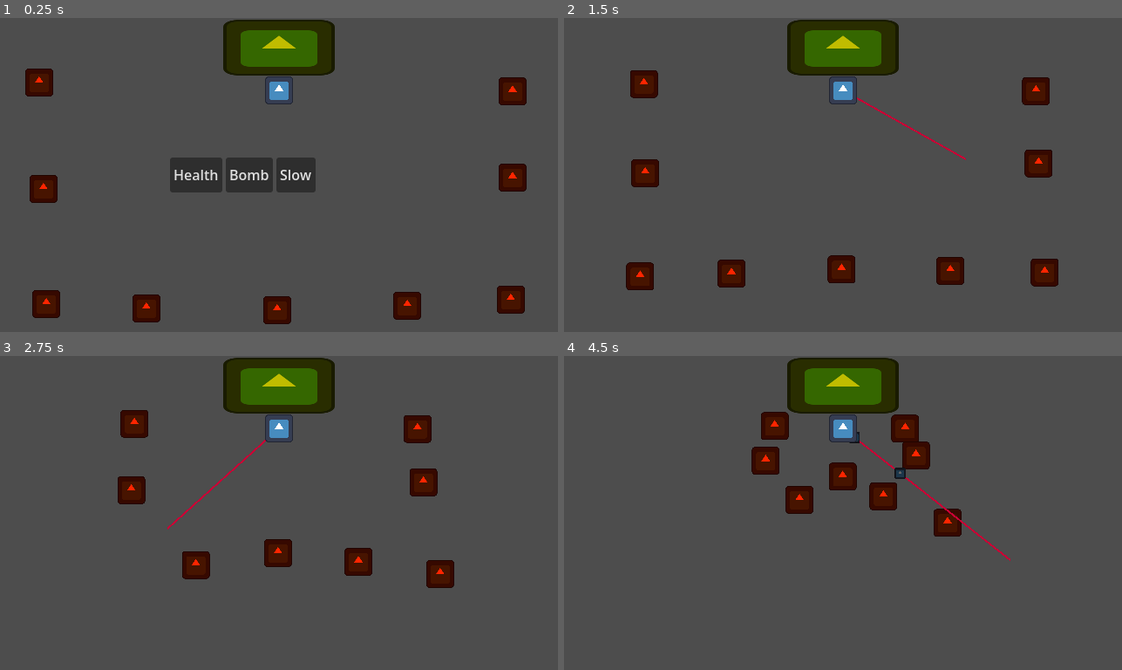
Above: before the commit, frames 1-4 (two rows, left to right).
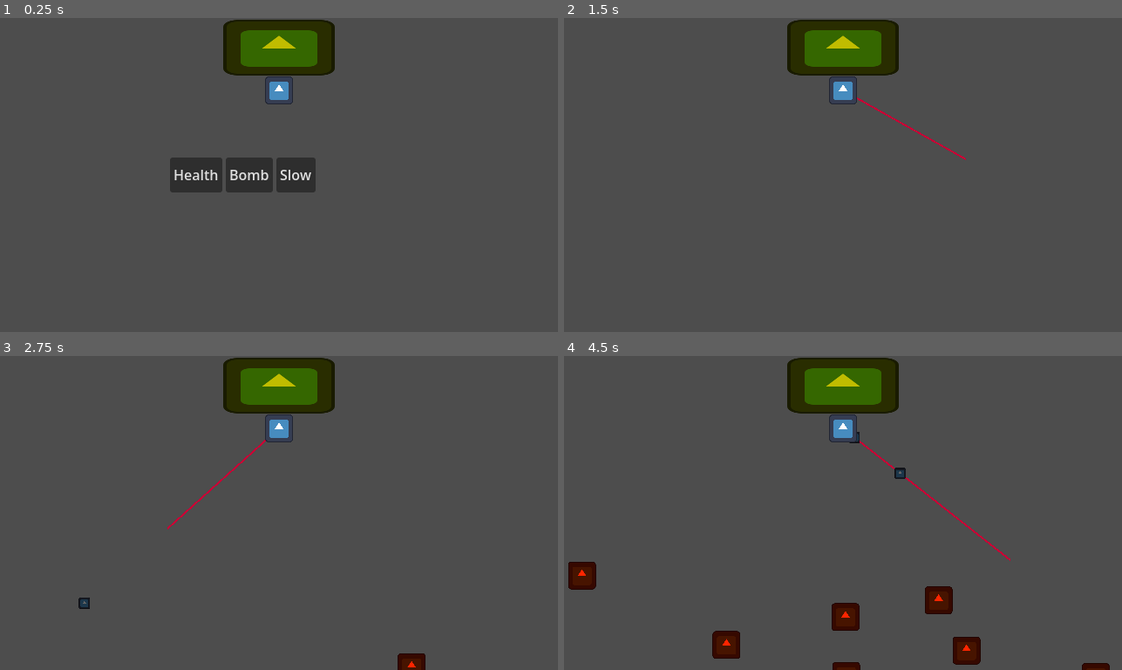
Above: after the commit, the same moments.

Repository: 1nderr/chef-mikes-final-stand
Game: Godot game, scene res://src/core/main.tscn
Same seed, same stepped clock (60 frames per second), same inputs: the game is played once before the commit and once after it. The engine's default icon, where the game draws it, is replaced by a stand-in: a white triangle on a blue panel in a dark square.
Inputs (mouse positions are in pixels of both pictures, inside the frame that each line leads up to):
- Up to frame 1 (0.25 s): no input
- Up to frame 2 (1.5 s): click "Bomb" at 0.5 s; move the mouse to (965, 159) at 1.27 s; hold Right mouse button (bomb, bound only after the commit) from 1.28 s (still down)
- Up to frame 3 (2.75 s): move the mouse to (167, 528) at 2.02 s; release Right mouse button (bomb, bound only after the commit) at 2.03 s; click (167, 528) at 2.1 s; right-click (167, 528) at 2.3 s
- Up to frame 4 (4.5 s): move the mouse to (898, 443) at 2.77 s; hold Right mouse button (bomb, bound only after the commit) 2.78-3.53 s; move the mouse to (815, 575) at 3.52 s; right-click (815, 575) at 3.6 s; move the mouse to (1010, 560) at 4.27 s; press the mouse at (1010, 560) at 4.28 s

The runs differ from the first frame. In frame 1, 4.0% of the frame differs, in the area x 4-95%, y 16-98%; in frame 2, 3.9%; in frame 3, 3.8%; in frame 4, 5.9%, in the area x 0-98%, y 17-100%.

Commit message:
add bombs, double powers, and enemy spawner

Diff:
--- a/project.godot
+++ b/project.godot
@@ -36,6 +36,11 @@
 "events": [Object(InputEventMouseButton,"resource_local_to_scene":false,"resource_name":"","device":-1,"window_id":0,"a …(253 unchanged characters)…
 ]
 }
+bomb={
+"deadzone": 0.2,
+"events": [Object(InputEventMouseButton,"resource_local_to_scene":false,"resource_name":"","device":-1,"window_id":0,"alt_pressed":false,"shift_pressed":false,"ctrl_pressed":false,"meta_pressed":false,"button_mask":0,"position":Vector2(0, 0),"global_position":Vector2(0, 0),"factor":1.0,"button_index":2,"canceled":false,"pressed":false,"double_click":false,"script":null)
+]
+}
 
 [layer_names]
 
--- /dev/null
+++ b/resources/collision_shapes/big_bomb.tres
@@ -0,0 +1,4 @@
+[gd_resource type="CircleShape2D" format=3 uid="uid://cavw0pl23kcvo"]
+
+[resource]
+radius = 100.0
--- /dev/null
+++ b/resources/collision_shapes/bomb.tres
@@ -0,0 +1,4 @@
+[gd_resource type="CircleShape2D" format=3 uid="uid://0bbaeadbiefs"]
+
+[resource]
+radius = 50.0
--- a/src/core/main.tscn
+++ b/src/core/main.tscn
@@ -1,9 +1,9 @@
 [gd_scene format=3 uid="uid://2u11t68hh0cp"]
 
 [ext_resource type="PackedScene" uid="uid://dhlh0fe0111xw" path="res://src/entities/player/player.tscn" id="1_avv2o"]
-[ext_resource type="PackedScene" uid="uid://c3aqbvkprra7g" path="res://src/entities/enemy/enemy.tscn" id="2_ukt3u"]
 [ext_resource type="PackedScene" uid="uid://bbjyd6vwadc07" path="res://src/entities/microwave/microwave.tscn" id="2_x62ka"]
 [ext_resource type="PackedScene" uid="uid://c3ch05u31hjfb" path="res://src/ui/microwave_panel/microwave_panel.tscn" id="3_ivtyw"]
+[ext_resource type="PackedScene" uid="uid://0oelfyu0fald" path="res://src/entities/enemy/enemy_spawner.tscn" id="4_x62ka"]
 
 [node name="Main" type="Node2D" unique_id=502304520]
 
@@ -18,32 +18,28 @@
 [node name="Microwave" parent="EntitiesRoot" unique_id=679489552 instance=ExtResource("2_x62ka")]
 position = Vector2(0, -146)
 
-[node name="Enemy" parent="EntitiesRoot" unique_id=727386105 instance=ExtResource("2_ukt3u")]
-position = Vector2(-2, 155)
+[node name="Spawners" type="Node2D" parent="." unique_id=179981587]
 
-[node name="Enemy2" parent="EntitiesRoot" unique_id=379080986 instance=ExtResource("2_ukt3u")]
-position = Vector2(-267, 148)
+[node name="EnemySpawner" parent="Spawners" unique_id=737043293 instance=ExtResource("4_x62ka")]
+position = Vector2(-364, 108)
 
-[node name="Enemy3" parent="EntitiesRoot" unique_id=1330942969 instance=ExtResource("2_ukt3u")]
-position = Vector2(-275, -106)
+[node name="EnemySpawner3" parent="Spawners" unique_id=1104723305 instance=ExtResource("4_x62ka")]
+position = Vector2(365, 127)
 
-[node name="Enemy4" parent="EntitiesRoot" unique_id=187315363 instance=ExtResource("2_ukt3u")]
-position = Vector2(-270, 16)
+[node name="EnemySpawner4" parent="Spawners" unique_id=115077522 instance=ExtResource("4_x62ka")]
+position = Vector2(313, 211)
 
-[node name="Enemy5" parent="EntitiesRoot" unique_id=35581552 instance=ExtResource("2_ukt3u")]
-position = Vector2(268, -96)
+[node name="EnemySpawner5" parent="Spawners" unique_id=933139979 instance=ExtResource("4_x62ka")]
+position = Vector2(174, 216)
 
-[node name="Enemy6" parent="EntitiesRoot" unique_id=156043387 instance=ExtResource("2_ukt3u")]
-position = Vector2(268, 3)
+[node name="EnemySpawner6" parent="Spawners" unique_id=2043926692 instance=ExtResource("4_x62ka")]
+position = Vector2(4, 211)
 
-[node name="Enemy7" parent="EntitiesRoot" unique_id=1276304970 instance=ExtResource("2_ukt3u")]
-position = Vector2(266, 143)
+[node name="EnemySpawner7" parent="Spawners" unique_id=1350587417 instance=ExtResource("4_x62ka")]
+position = Vector2(-164, 208)
 
-[node name="Enemy8" parent="EntitiesRoot" unique_id=1277844507 instance=ExtResource("2_ukt3u")]
-position = Vector2(-152, 153)
-
-[node name="Enemy9" parent="EntitiesRoot" unique_id=1083858744 instance=ExtResource("2_ukt3u")]
-position = Vector2(147, 150)
+[node name="EnemySpawner8" parent="Spawners" unique_id=1550754081 instance=ExtResource("4_x62ka")]
+position = Vector2(-331, 196)
 
 [node name="MicrowaveScreen" type="CanvasLayer" parent="." unique_id=475046930]
 process_mode = 2
--- a/src/core/signal_bus.gd
+++ b/src/core/signal_bus.gd
@@ -3,3 +3,4 @@
 signal microwave_start(item: Microwave.Item, wait_time: float)
 signal microwave_done(item: Microwave.Item)
 signal slow_applied(time_scale: float)
+signal player_died
--- /dev/null
+++ b/src/entities/enemy/enemy_spawner.gd
@@ -0,0 +1,30 @@
+class_name EnemySpawner
+extends Marker2D
+
+@export var min_spawn_time: float = 1
+@export var max_spawn_time: float = 5
+@export var enemy_scene: PackedScene
+
+@onready var spawn_timer: Timer = $SpawnTimer
+
+
+func _ready() -> void:
+	SignalBus.player_died.connect(_on_player_died)
+
+	spawn_timer.wait_time = randf_range(min_spawn_time, max_spawn_time)
+	spawn_timer.timeout.connect(_on_spawn_timer_timeout)
+	spawn_timer.start()
+
+
+func _on_spawn_timer_timeout() -> void:
+	spawn_timer.wait_time = randf_range(min_spawn_time, max_spawn_time)
+	spawn_timer.start()
+
+	var enemy = enemy_scene.instantiate() as Enemy
+
+	enemy.global_position = global_position
+	owner.add_child(enemy)
+
+
+func _on_player_died() -> void:
+	queue_free()
--- /dev/null
+++ b/src/entities/enemy/enemy_spawner.tscn
@@ -0,0 +1,11 @@
+[gd_scene format=3 uid="uid://0oelfyu0fald"]
+
+[ext_resource type="Script" uid="uid://p8x6k58qbhwb" path="res://src/entities/enemy/enemy_spawner.gd" id="1_s2ha0"]
+[ext_resource type="PackedScene" uid="uid://c3aqbvkprra7g" path="res://src/entities/enemy/enemy.tscn" id="2_2bq0t"]
+
+[node name="EnemySpawner" type="Marker2D" unique_id=737043293]
+script = ExtResource("1_s2ha0")
+enemy_scene = ExtResource("2_2bq0t")
+
+[node name="SpawnTimer" type="Timer" parent="." unique_id=993067002]
+one_shot = true
--- a/src/entities/player/player.gd
+++ b/src/entities/player/player.gd
@@ -2,6 +2,7 @@
 extends Node2D
 
 @export var bullet_scene: PackedScene
+@export var bomb_scene: PackedScene
 
 @onready var cooldown_timer: Timer = $CooldownTimer
 @onready var hurtbox: Hurtbox = $Hurtbox
@@ -9,6 +10,8 @@
 
 var _can_shoot = true
 var _has_bomb = false
+var _has_big_bomb = false
+var _passed_skill_check = false
 
 
 func _ready() -> void:
@@ -24,6 +27,11 @@
 		shoot()
 
 
+func _unhandled_input(event: InputEvent) -> void:
+	if (_has_bomb or _has_big_bomb) and event.is_action_pressed("bomb"):
+		throw_bomb()
+
+
 func shoot() -> void:
 	var bullet = bullet_scene.instantiate() as Bullet
 	bullet.global_position = global_position
@@ -32,6 +40,19 @@
 
 	cooldown_timer.start()
 	_can_shoot = false
+
+
+func throw_bomb() -> void:
+	var bomb = bomb_scene.instantiate() as Bomb
+	bomb.global_position = get_global_mouse_position()
+
+	if _has_big_bomb:
+		bomb.double()
+
+	get_tree().current_scene.add_child(bomb)
+
+	_has_bomb = false
+	_has_big_bomb = false
 
 
 func _on_cooldown_timer_timeout() -> void:
@@ -43,13 +64,23 @@
 
 
 func _on_died() -> void:
+	SignalBus.player_died.emit()
 	queue_free()
 
 
 func _on_microwave_done(item: Microwave.Item) -> void:
-	if item == Microwave.Item.HEALTH:
+	_has_bomb = false
+	_has_big_bomb = false
+
+	if item == Microwave.Item.HEALTH and _passed_skill_check:
+		health_component.heal(2)
+	elif item == Microwave.Item.HEALTH:
 		health_component.heal(1)
+	elif item == Microwave.Item.BOMB and _passed_skill_check:
+		_has_big_bomb = true
 	elif item == Microwave.Item.BOMB:
 		_has_bomb = true
+	elif item == Microwave.Item.SLOW and _passed_skill_check:
+		SignalBus.slow_applied.emit(0)
 	elif item == Microwave.Item.SLOW:
 		SignalBus.slow_applied.emit(0.5)
--- a/src/entities/player/player.tscn
+++ b/src/entities/player/player.tscn
@@ -2,8 +2,9 @@
 
 [ext_resource type="Texture2D" uid="uid://doylh1ggiaxri" path="res://icon.svg" id="1_4m8ck"]
 [ext_resource type="Script" uid="uid://cluuulpuqt5ht" path="res://src/entities/player/player.gd" id="1_muk8e"]
-[ext_resource type="PackedScene" uid="uid://cwwfm4t5qrv4v" path="res://src/entities/gun/aim_line.tscn" id="1_vt6n5"]
-[ext_resource type="PackedScene" uid="uid://dxj77fhnyeg1t" path="res://src/entities/gun/bullet.tscn" id="2_wrxq6"]
+[ext_resource type="PackedScene" uid="uid://cwwfm4t5qrv4v" path="res://src/entities/weapons/aim_line.tscn" id="1_vt6n5"]
+[ext_resource type="PackedScene" uid="uid://dxj77fhnyeg1t" path="res://src/entities/weapons/bullet.tscn" id="2_wrxq6"]
+[ext_resource type="PackedScene" uid="uid://d2dl27hml1ywm" path="res://src/entities/weapons/bomb.tscn" id="3_oih67"]
 [ext_resource type="Script" uid="uid://k8yocm51qn8r" path="res://src/components/hurtbox_component.gd" id="5_0mfjg"]
 [ext_resource type="Script" uid="uid://cdml4ejpp07ir" path="res://src/components/health_component.gd" id="6_oih67"]
 
@@ -25,6 +26,7 @@
 z_index = 2
 script = ExtResource("1_muk8e")
 bullet_scene = ExtResource("2_wrxq6")
+bomb_scene = ExtResource("3_oih67")
 
 [node name="AnimatedSprite2D" type="AnimatedSprite2D" parent="." unique_id=497497303]
 scale = Vector2(0.25, 0.25)
--- a/src/entities/gun/aim_line.tscn
+++ b/src/entities/weapons/aim_line.tscn
@@ -1,6 +1,6 @@
 [gd_scene format=3 uid="uid://cwwfm4t5qrv4v"]
 
-[ext_resource type="Script" uid="uid://des8vm88csqgp" path="res://src/entities/gun/aim_line.gd" id="1_j2ul4"]
+[ext_resource type="Script" uid="uid://des8vm88csqgp" path="res://src/entities/weapons/aim_line.gd" id="1_j2ul4"]
 
 [node name="AimLine" type="Line2D" unique_id=381144997]
 z_index = -1
--- /dev/null
+++ b/src/entities/weapons/bomb.gd
@@ -0,0 +1,19 @@
+class_name Bomb
+extends Node2D
+
+@export var big_bomb_collision: CircleShape2D
+
+@onready var hitbox: Hitbox = $Hitbox
+@onready var collision: CollisionShape2D = $Hitbox/CollisionShape2D
+
+
+func _ready() -> void:
+	hitbox.hit.connect(_on_hit)
+
+
+func _on_hit(_hurtbox: Hurtbox) -> void:
+	queue_free()
+
+
+func double() -> void:
+	collision.shape = big_bomb_collision
--- /dev/null
+++ b/src/entities/weapons/bomb.tscn
@@ -0,0 +1,18 @@
+[gd_scene format=3 uid="uid://d2dl27hml1ywm"]
+
+[ext_resource type="Script" uid="uid://cpcfjc7p1nry1" path="res://src/components/hitbox_component.gd" id="1_4tjk5"]
+[ext_resource type="Script" uid="uid://bwg21w3fla3e4" path="res://src/entities/weapons/bomb.gd" id="1_v3fdt"]
+[ext_resource type="Shape2D" uid="uid://0bbaeadbiefs" path="res://resources/collision_shapes/bomb.tres" id="3_2ys6l"]
+
+[node name="Bomb" type="Node2D" unique_id=2081643945]
+script = ExtResource("1_v3fdt")
+
+[node name="Hitbox" type="Area2D" parent="." unique_id=346317050]
+collision_layer = 0
+collision_mask = 4
+script = ExtResource("1_4tjk5")
+metadata/_custom_type_script = "uid://cpcfjc7p1nry1"
+
+[node name="CollisionShape2D" type="CollisionShape2D" parent="Hitbox" unique_id=1233137163]
+shape = ExtResource("3_2ys6l")
+debug_color = Color(0.99999994, 0.0065831314, 0.07816311, 0.41960785)
--- a/src/entities/gun/bullet.tscn
+++ b/src/entities/weapons/bullet.tscn
@@ -1,6 +1,6 @@
 [gd_scene format=3 uid="uid://dxj77fhnyeg1t"]
 
-[ext_resource type="Script" uid="uid://d6wp6okwnrd8" path="res://src/entities/gun/bullet.gd" id="1_y0kvl"]
+[ext_resource type="Script" uid="uid://d6wp6okwnrd8" path="res://src/entities/weapons/bullet.gd" id="1_y0kvl"]
 [ext_resource type="Texture2D" uid="uid://doylh1ggiaxri" path="res://icon.svg" id="2_ylysl"]
 [ext_resource type="Script" uid="uid://cpcfjc7p1nry1" path="res://src/components/hitbox_component.gd" id="3_ylysl"]
 
--- a/src/ui/microwave_panel/microwave_panel.tscn
+++ b/src/ui/microwave_panel/microwave_panel.tscn
@@ -43,4 +43,4 @@
 text = "Slow"
 script = ExtResource("2_qmtpd")
 item = 2
-wait_time = 1.0
+wait_time = 20.0
Not shown, added: src/entities/enemy/enemy_spawner.gd.uid
Renamed: src/entities/gun/aim_line.gd -> src/entities/weapons/aim_line.gd
Renamed: src/entities/gun/aim_line.gd.uid -> src/entities/weapons/aim_line.gd.uid
Not shown, added: src/entities/weapons/bomb.gd.uid
Renamed: src/entities/gun/bullet.gd -> src/entities/weapons/bullet.gd
Renamed: src/entities/gun/bullet.gd.uid -> src/entities/weapons/bullet.gd.uid
